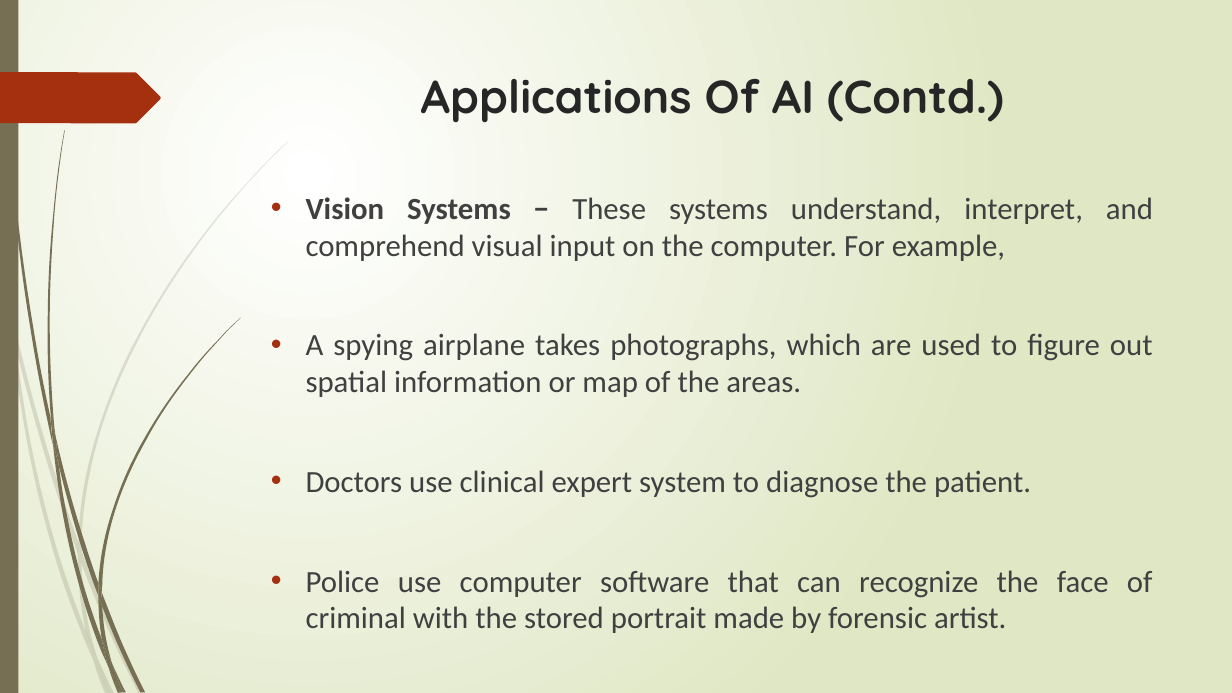
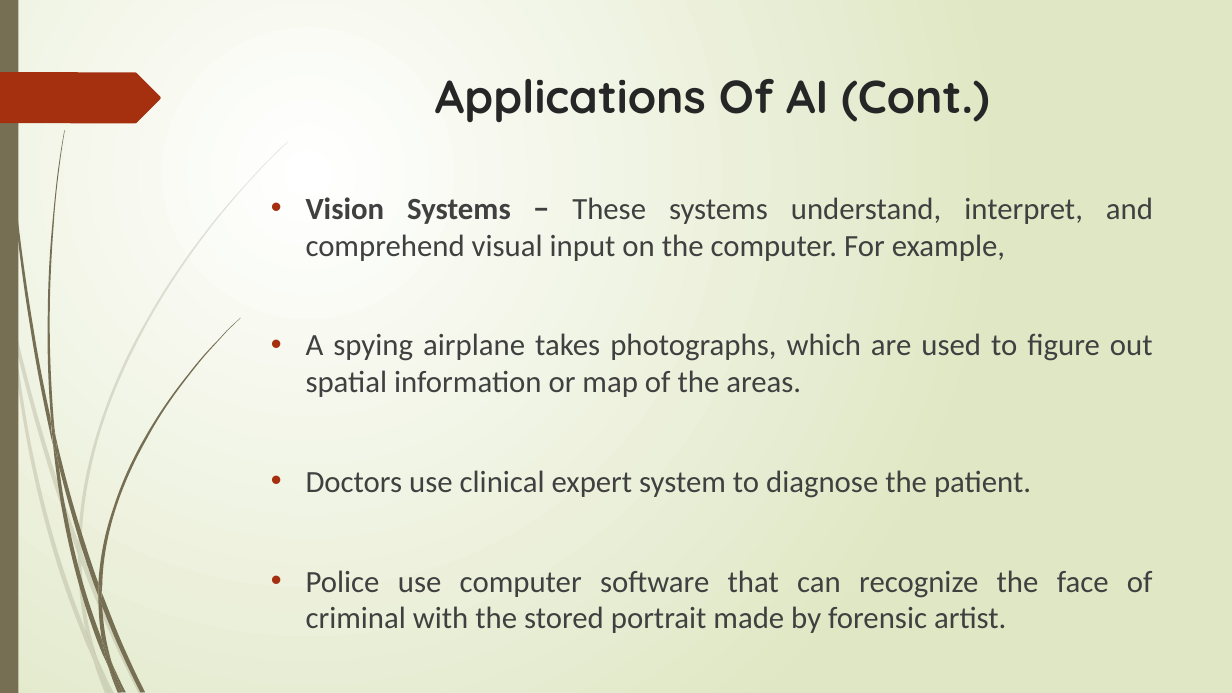
Before and after one commit to lalitgiri/Angular_Practice_Program, a slide deck: slide 22 of Ecommerce-Project/report data/colloquium.pptx. Drawn at 1232x693 pixels with LibreOffice and Linux fonts; fonts in the diff are those of the drawing. Boxes give left, top, right and bottom in pixels: in the first picture for what was removed or moved away, otherwise in the second. Text is boxed around its words. In the diff, an @@ line names an element or a change of style, - is before the commit and + after.

```diff
--- a/Ecommerce-Project/report data/colloquium.pptx
+++ b/Ecommerce-Project/report data/colloquium.pptx
@@ title at [435,79,989,122]: text changed @@
-Applications Of AI (Contd.)
+Applications Of AI (Cont.)
```
Also in this commit, not shown: 7 other slides changed.
